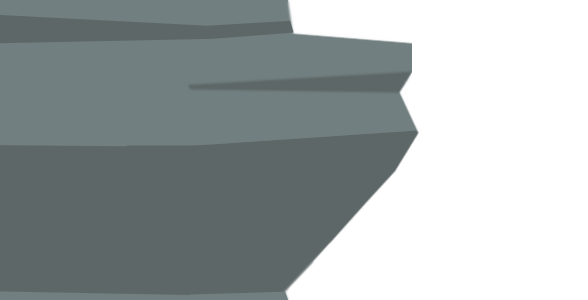
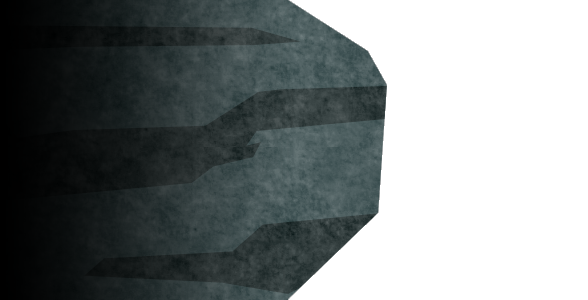
Before/after of a (588, 300) layered artwork. What changed in the layer stack:
added layer "Layer 10" above "V4" over [0,0,295,300]
showed group "V4" (3 layers) over [0,0,387,300]
added layer "Layer 13" (color burn) in group "V4" over [1,0,387,300]
hid group "V1" (1st of 2) (3 layers) over [0,0,419,300]
